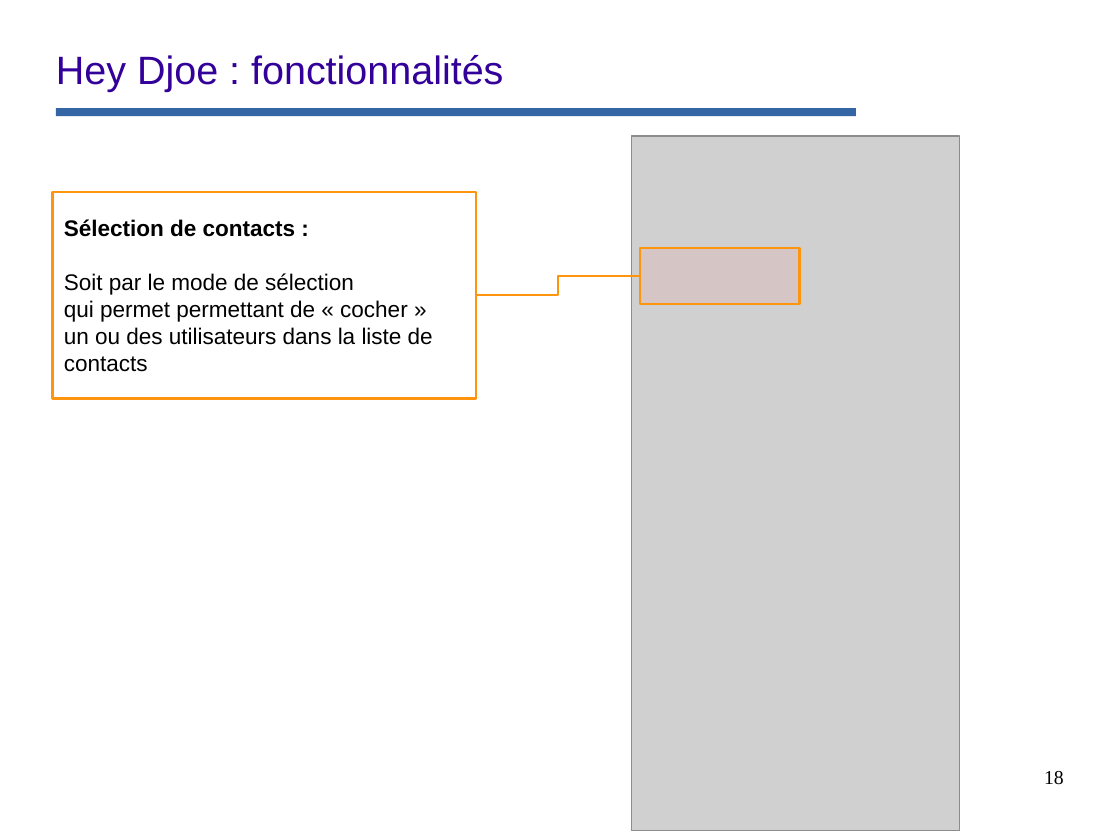
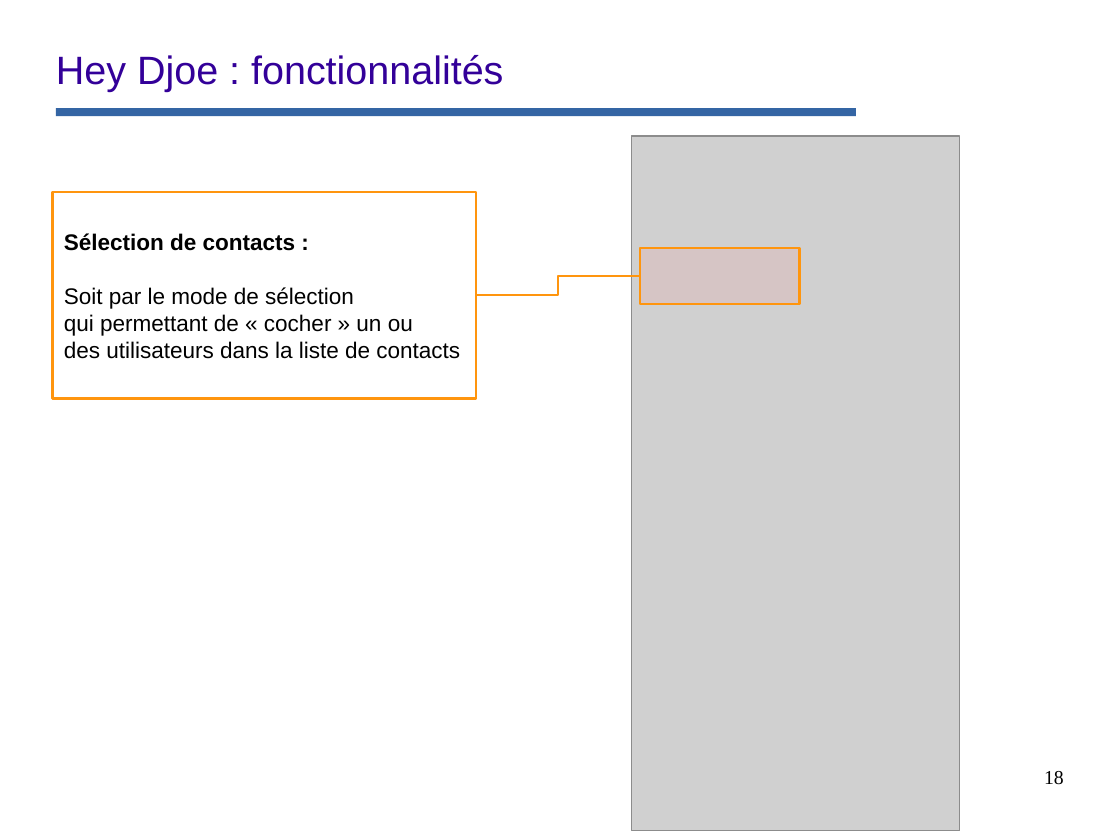
Before and after one commit to remipassmoilesel/heydjoe, a slide deck: slide 18 of opt/documentation/diapo-functionalities.odp. Drawn at 1120x840 pixels with LibreOffice and Linux fonts; fonts in the diff are those of the drawing; grey boxes stand for pictures; background and template pictures are left out. Boxes give left, top, right and bottom in pixels: in the first picture for what was removed or moved away, otherwise in the second. Text is boxed around its words. In the diff, an @@ line names an element or a change of style, - is before the commit and + after.

```diff
--- a/opt/documentation/diapo-functionalities.odp
+++ b/opt/documentation/diapo-functionalities.odp
@@ text in rectangle at box(64, 314, 460, 359): text changed @@
-qui permet permettant de « cocher »
-un ou des utilisateurs dans la liste de
-contacts
+qui permettant de « cocher » un ou
+des utilisateurs dans la liste de contacts
```
Also in this commit, not shown: 2 other slides changed.
